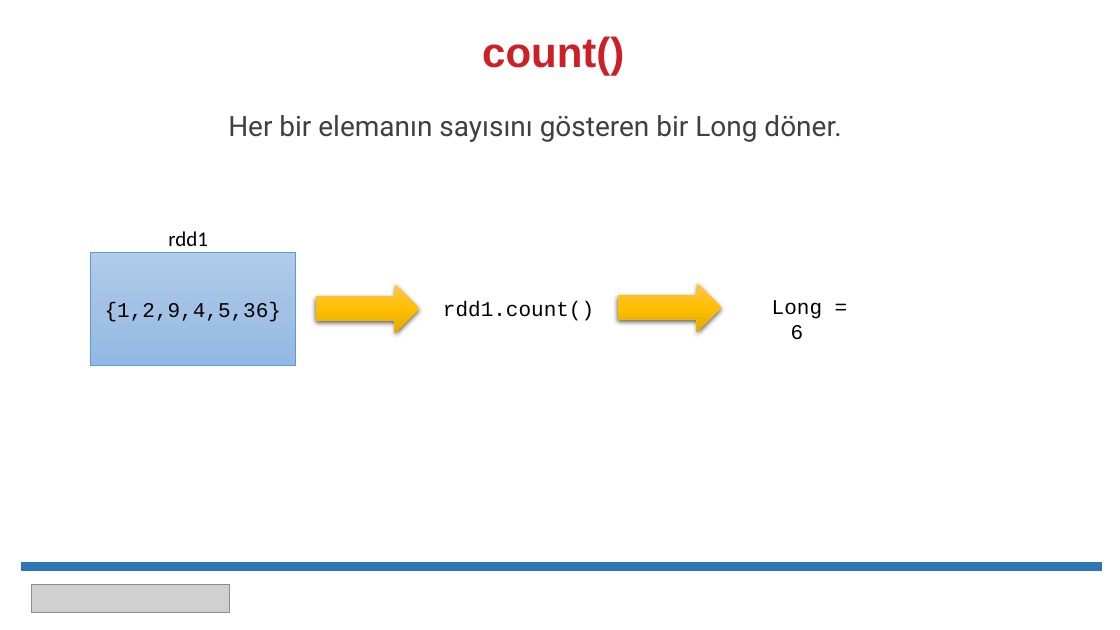
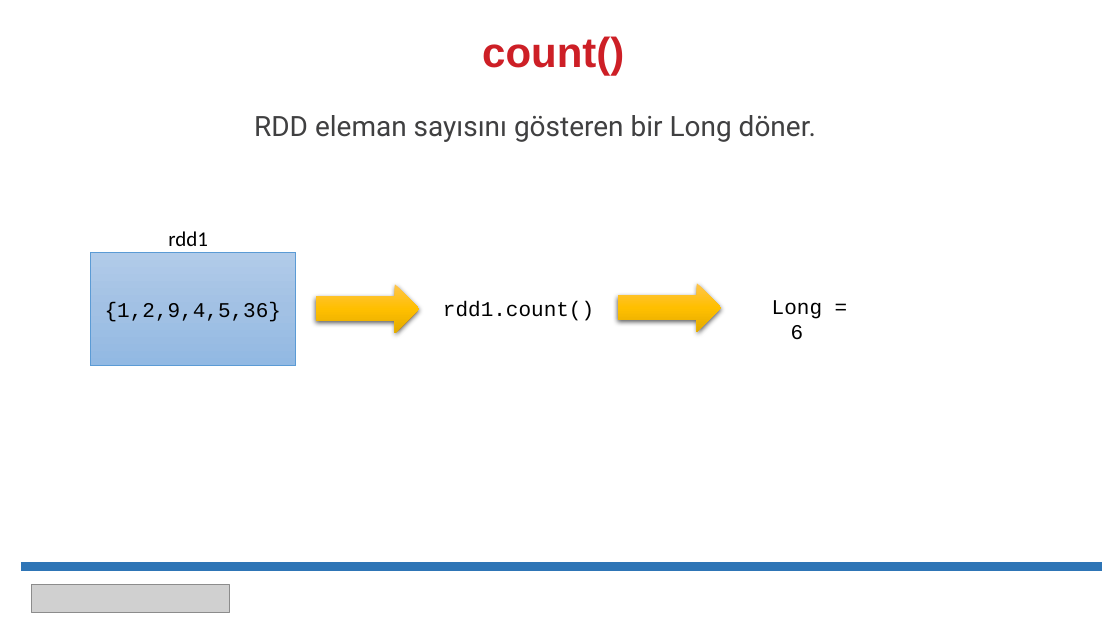
Before and after one commit to erkansirin78/hadoop-spark-for-developers, a slide deck: slide 20 of 18_RDD_Transformasyon_Operasyonlari/RDD_Basic_Transformations_And_Actions.pptx. Drawn at 1120x630 pixels with LibreOffice and Linux fonts; fonts in the diff are those of the drawing; grey boxes stand for pictures. Boxes give left, top, right and bottom in pixels: in the first picture for what was removed or moved away, otherwise in the second. Text is boxed around its words. In the diff, an @@ line names an element or a change of style, - is before the commit and + after.

```diff
--- a/18_RDD_Transformasyon_Operasyonlari/RDD_Basic_Transformations_And_Actions.pptx
+++ b/18_RDD_Transformasyon_Operasyonlari/RDD_Basic_Transformations_And_Actions.pptx
@@ text at [254,115,816,142]: text changed @@
-Her bir elemanın sayısını gösteren bir Long döner.
+RDD eleman sayısını gösteren bir Long döner.
```
Also in this commit, not shown: 3 other files.
